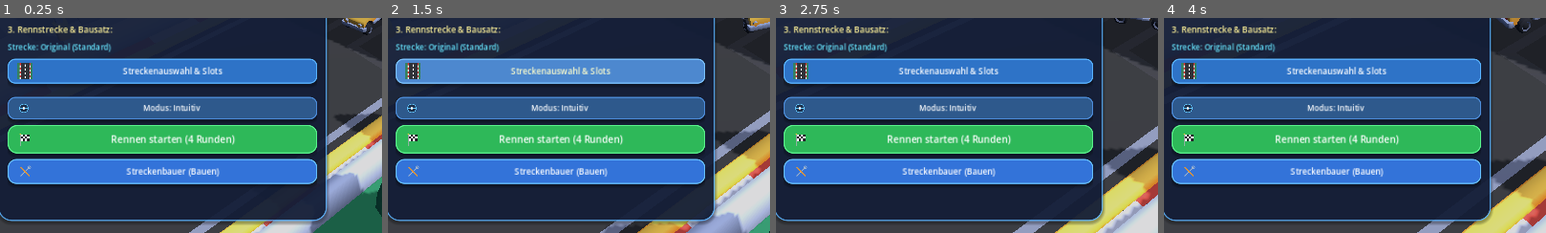
Above: before the commit, frames 1-4 (left to right).
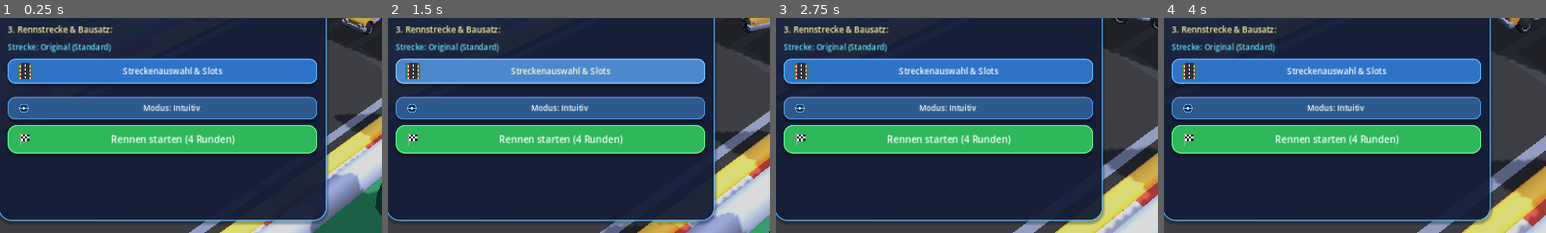
Above: after the commit, the same moments.

Repository: christopheschneider86-rgb/Kenny-Racing
Game: Godot game, scene res://scenes/main.tscn
The game is run twice, just before and just after one commit, with the same random seed, the same clock (stepped at 60 frames per second) and the same inputs.
Inputs (mouse positions are % of the whole screen's width and height, from its top left):
- Up to frame 1 (0.25 s): no input
- Up to frame 2 (1.5 s): tap Enter at 0.5 s; move the mouse to (72, 45) at 0.52 s; hold D (right) 0.53-1.25 s; click (72, 45) at 0.67 s; drag from (30, 55) to (45, 70) at 1.27 s
- Up to frame 3 (2.75 s): move the mouse to (60, 28) at 2.02 s; hold D (right) from 2.03 s (still down)
- Up to frame 4 (4 s): release D (right) at 2.75 s; drag from (45, 70) to (20, 35) at 2.77 s; move the mouse to (80, 65) at 3.52 s; hold A (left) from 3.53 s (still down)
The pictures show only the part of the screen within x 2-52%, y 50-100%; the shares and areas given below are measured in that part.

The runs differ from the first frame. In frame 1, 9.6% of the frame differs, in the area x 2-83%, y 65-78%; in frame 2, 9.6%; in frame 3, 9.6%; in frame 4, 9.6%.

Commit message:
fix: Streckenbauer-Button aus Startbildschirm und HUD entfernt

Diff:
--- a/scripts/ui_overlay.gd
+++ b/scripts/ui_overlay.gd
@@ -292,16 +292,9 @@
 	action_box.offset_right = -35
 	action_box.offset_bottom = -35
 	action_box.offset_left = -230
-	action_box.offset_top = -220
+	action_box.offset_top = -140
 	action_box.add_theme_constant_override("separation", 10)
 	hud_screen.add_child(action_box)
-
-	var hud_builder_btn = Button.new()
-	hud_builder_btn.text = "Streckenbauer"
-	hud_builder_btn.add_theme_font_size_override("font_size", 15)
-	_apply_button_style(hud_builder_btn, Color(0.18, 0.45, 0.78, 0.9), Color(0.3, 0.65, 0.95), 14, "res://sprites/icons/tools.png")
-	hud_builder_btn.pressed.connect(_open_builder)
-	action_box.add_child(hud_builder_btn)
 
 	var respawn_btn = Button.new()
 	respawn_btn.text = "Auto zurücksetzen"
@@ -531,15 +524,6 @@
 	_apply_button_style(start_btn, Color(0.18, 0.72, 0.35), Color(0.35, 0.95, 0.55), 15, "res://sprites/icons/flag_checkers.png")
 	start_btn.pressed.connect(_on_start_button_pressed)
 	card_vbox.add_child(start_btn)
-
-	# Interactive Streckenbauer Button
-	var builder_btn = Button.new()
-	builder_btn.text = "Streckenbauer (Bauen)"
-	builder_btn.custom_minimum_size = Vector2(0, 42)
-	builder_btn.add_theme_font_size_override("font_size", 14)
-	_apply_button_style(builder_btn, Color(0.2, 0.45, 0.85), Color(0.4, 0.75, 1.0), 14, "res://sprites/icons/tools.png")
-	builder_btn.pressed.connect(_open_builder)
-	card_vbox.add_child(builder_btn)
 
 # ==============================================================================
 # 3. INTERACTIVE TRACK BUILDER UI
